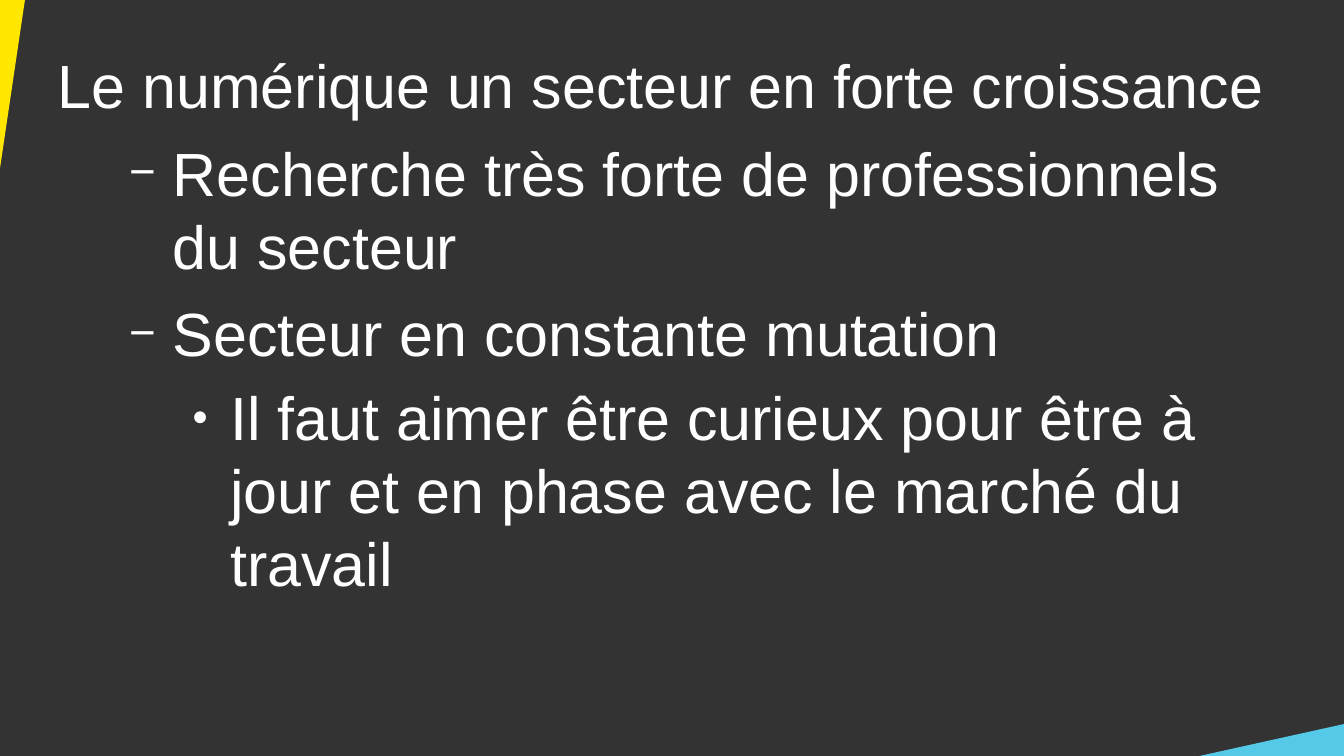
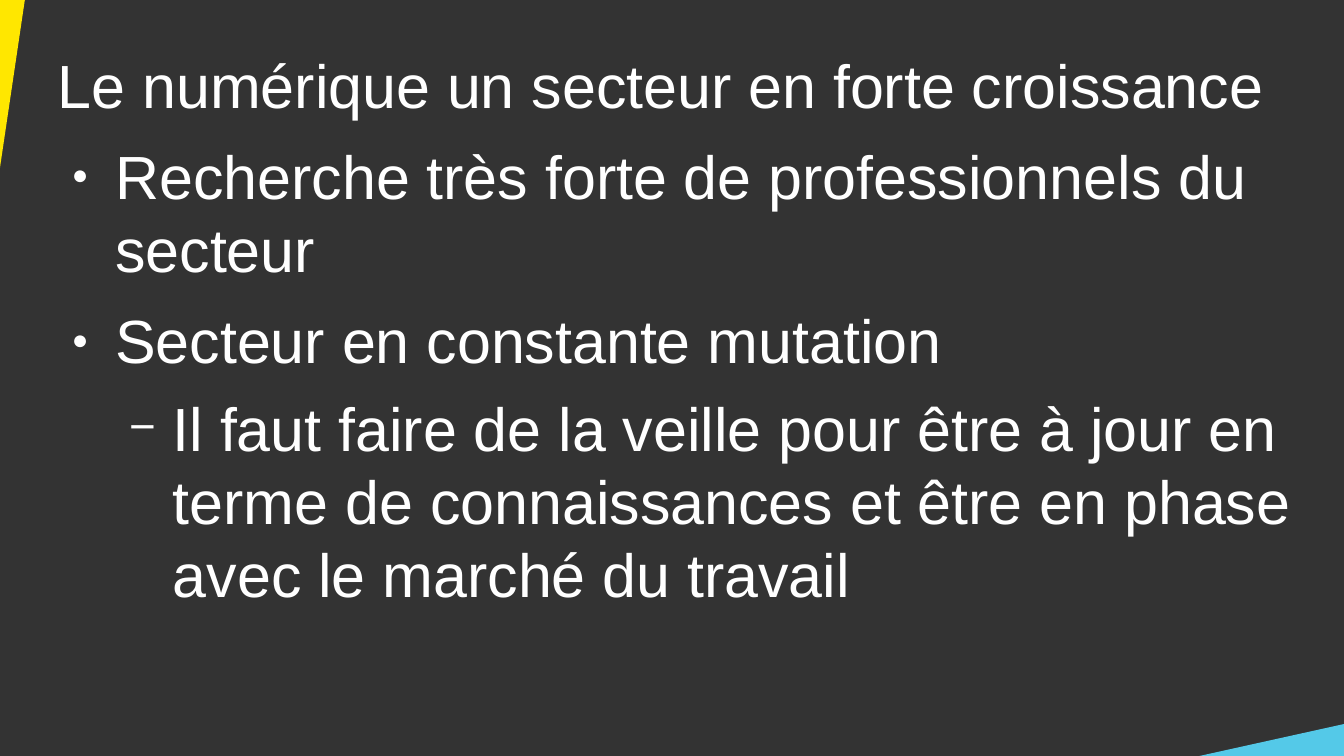
Before and after one commit to DanYellow/cours, a slide deck: slide 18 of presentation-formation-mmi/presentation.odp (slide 16 before the commit). Drawn at 1344x756 pixels with LibreOffice and Linux fonts; fonts in the diff are those of the drawing. Boxes give left, top, right and bottom in pixels: in the first picture for what was removed or moved away, otherwise in the second. Text is boxed around its words. In the diff, an @@ line names an element or a change of style, - is before the commit and + after.

```diff
--- a/presentation-formation-mmi/presentation.odp
+++ b/presentation-formation-mmi/presentation.odp
@@ text at bbox=[115, 154, 1246, 364]: bullet − to ●; list level 2 to 1 in "Recherche très forte de professionnels ..."; list level 2 to 1 in "Secteur en constante mutation" @@
@@ text at bbox=[173, 406, 1290, 598]: text changed @@
-    ● Il faut aimer être curieux pour être à jour et en phase avec le marché du travail
+  − Il faut faire de la veille pour être à jour en terme de connaissances et être en phase avec le marché du travail
```
Also in this commit, not shown: 12 other slides changed, 6 slides added, 1 other file.
